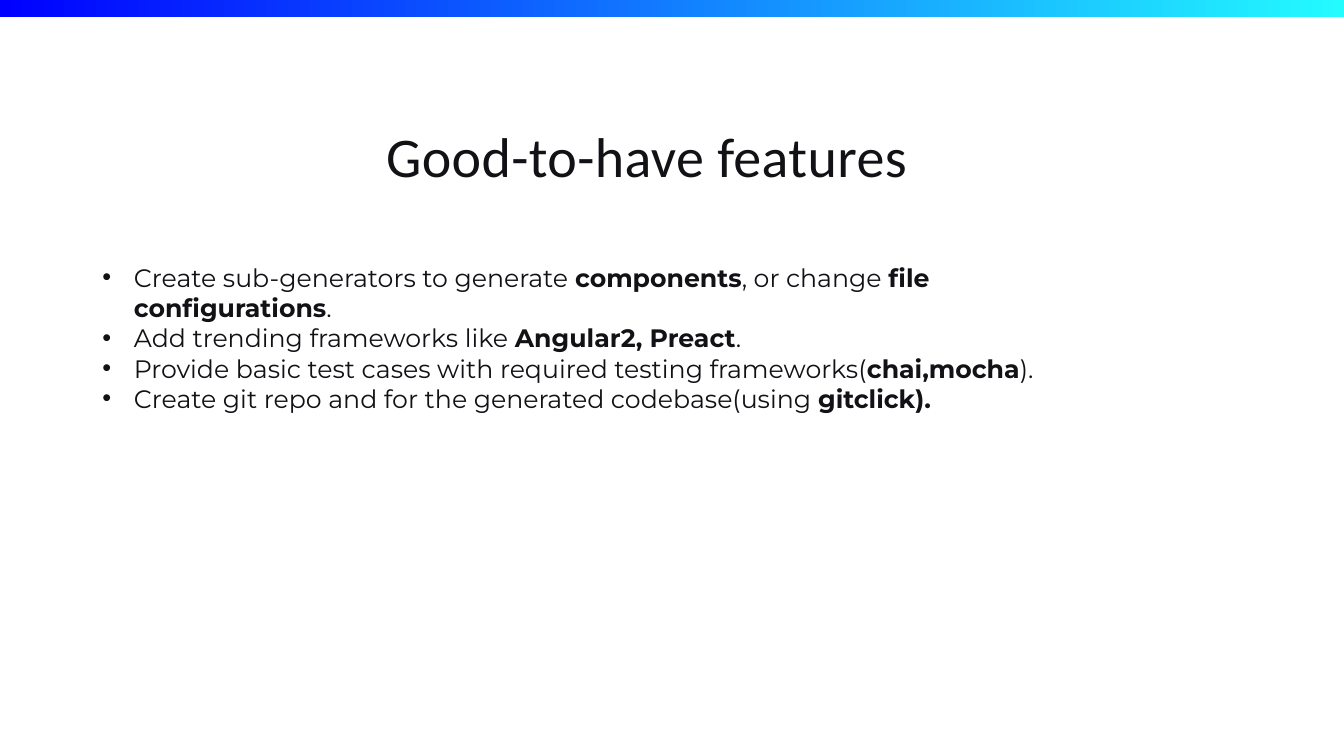
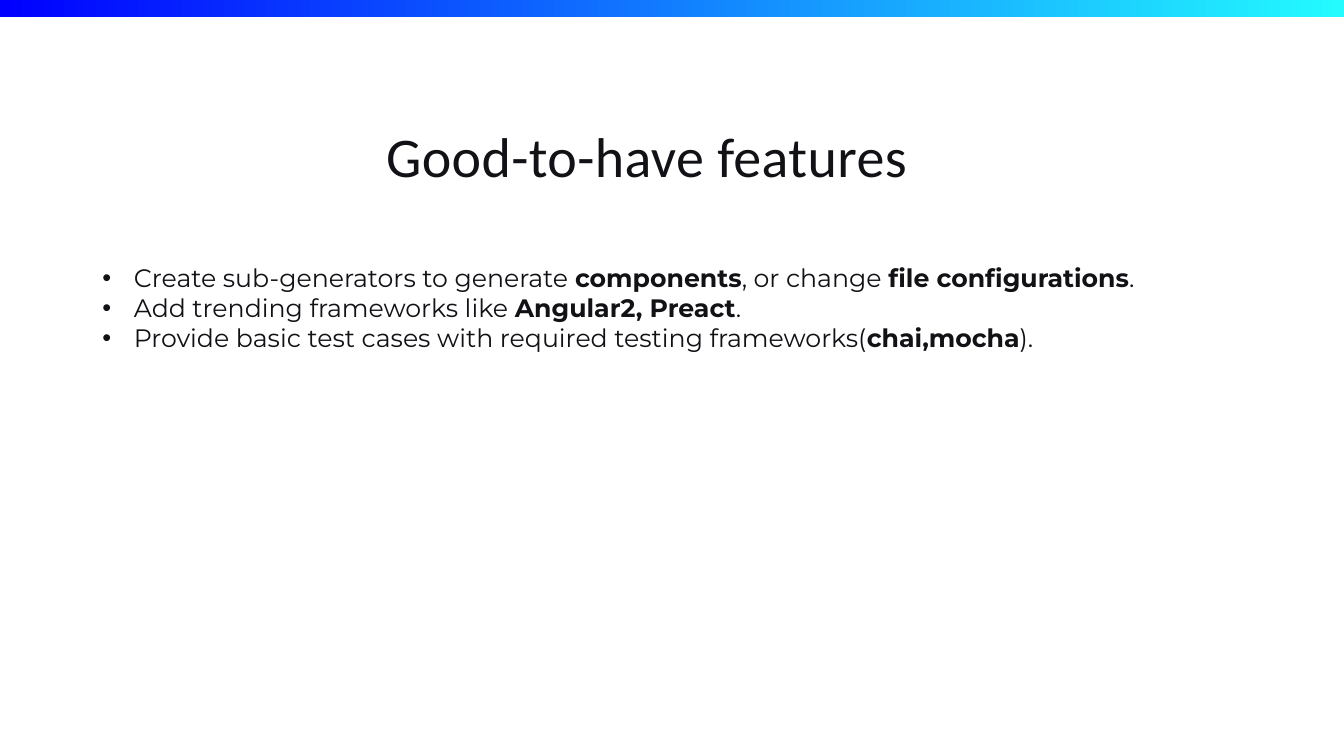
Before and after one commit to dalalayan1/shell-generator, a slide deck: slide 11 of generators.pptx (slide 10 before the commit). Drawn at 1344x756 pixels with LibreOffice and Linux fonts; fonts in the diff are those of the drawing; background and template pictures are left out. Boxes give left, top, right and bottom in pixels: in the first picture for what was removed or moved away, otherwise in the second. Text is boxed around its words. In the diff, an @@ line names an element or a change of style, - is before the commit and + after.

```diff
--- a/generators.pptx
+++ b/generators.pptx
@@ text at [134,388,931,413]: paragraph removed @@
-• Create git repo and for the generated codebase(using gitclick).
```
Also in this commit, not shown: 5 other slides changed, 1 slide added.
